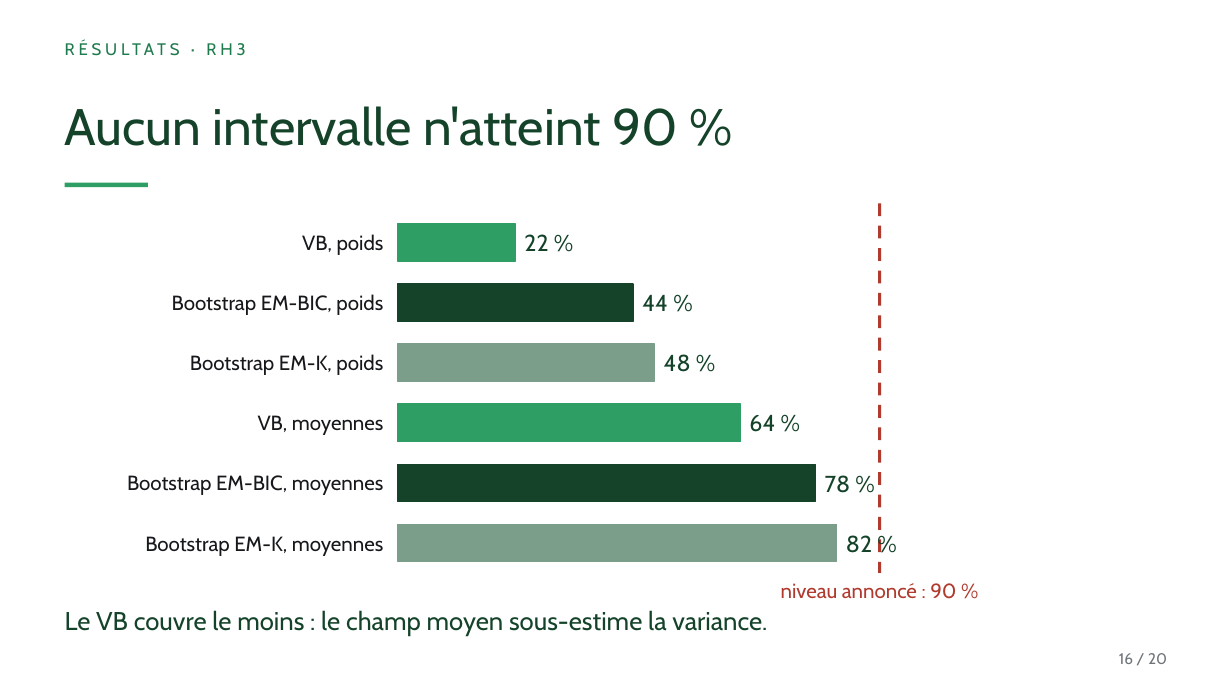
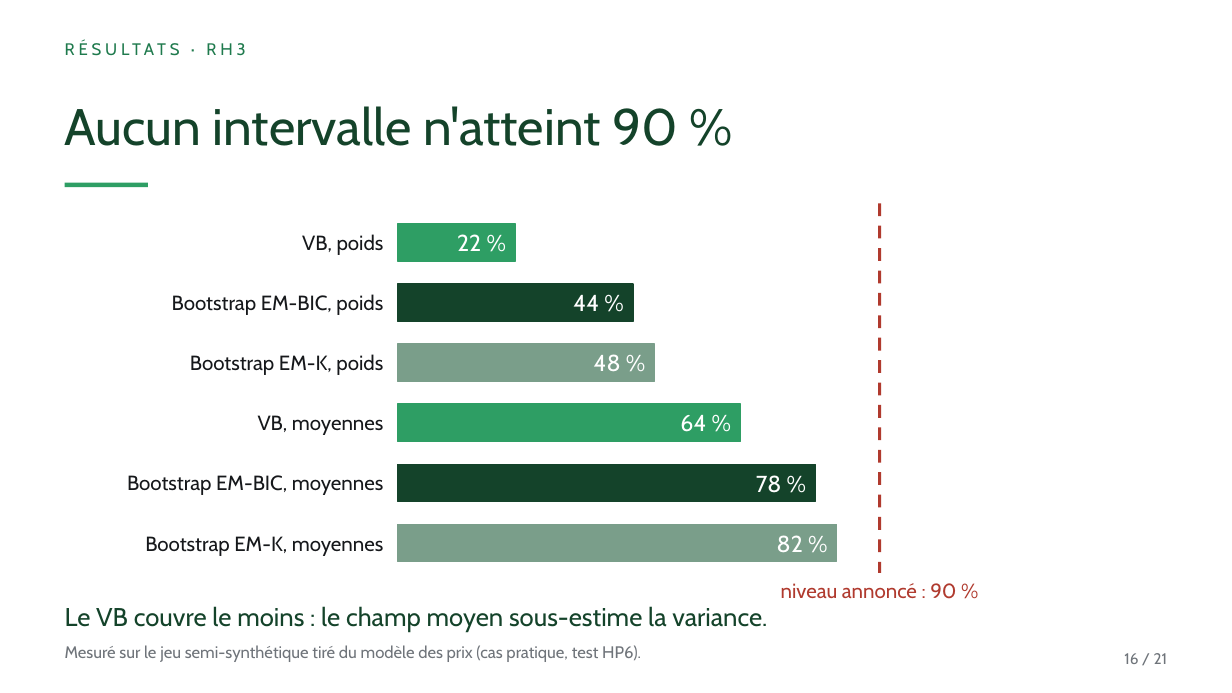
Before and after one commit to Kanaicare8/em-classique-vs-variationnel, a slide deck: slide 16 of presentation/Presoutenance_Icare.pptx. Drawn at 1232x693 pixels with LibreOffice and Linux fonts; fonts in the diff are those of the drawing. Boxes give left, top, right and bottom in pixels: in the first picture for what was removed or moved away, otherwise in the second. Text is boxed around its words. In the diff, an @@ line names an element or a change of style, - is before the commit and + after.

```diff
--- a/presentation/Presoutenance_Icare.pptx
+++ b/presentation/Presoutenance_Icare.pptx
@@ text "22 %": place and size @@
-text "22 %" at [524,234,548,251]
+text "22 %" at [457,234,481,251]
@@ text "44 %": place and size @@
-text "44 %" at [642,295,668,311]
+text "44 %" at [573,295,599,311]
@@ text "48 %": place and size @@
-text "48 %" at [664,354,691,372]
+text "48 %" at [594,354,621,371]
@@ text "64 %": place and size @@
-text "64 %" at [749,415,775,432]
+text "64 %" at [680,415,706,432]
@@ text "78 %": place and size @@
-text "78 %" at [825,475,851,493]
+text "78 %" at [756,475,782,493]
@@ text colour #14432A to #FFFFFF; alignment left to right in 6 elements at [457,234,481,251], [573,295,599,311], [594,354,621,371], [680,415,706,432], [756,475,782,493], [777,535,803,552] @@
@@ text "82 %": place and size @@
-text "82 %" at [846,535,872,553]
+text "82 %" at [777,535,803,552]
@@ text "Le VB couvre le moins ...": place and size @@
-text "Le VB couvre le moins ..." at [65,610,767,636]
+text "Le VB couvre le moins ..." at [65,606,767,631]
@@ text added at [65,645,641,662], 13 pt, text #6F747A @@
+Mesuré sur le jeu semi-synthétique tiré du modèle des prix (cas pratique, test HP6).
@@ text at [1124,653,1168,664]: text changed @@
-16 / 20
+16 / 21
```
Also in this commit, not shown: 18 other slides changed, 1 slide added, 8 other files.
